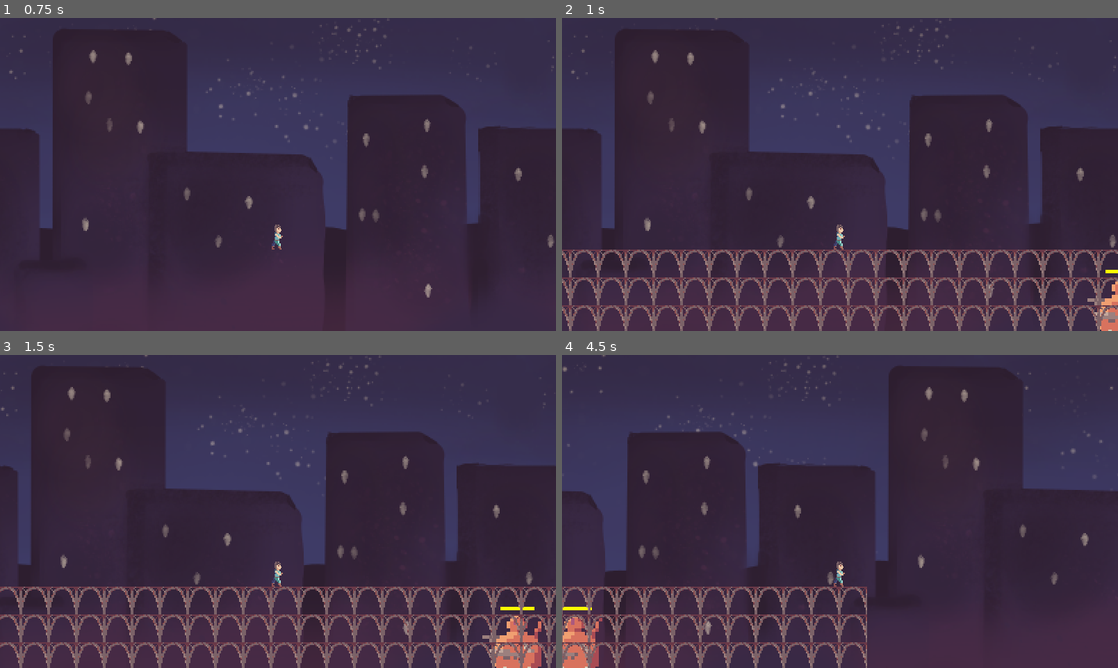
Above: before the commit, frames 1-4 (two rows, left to right).
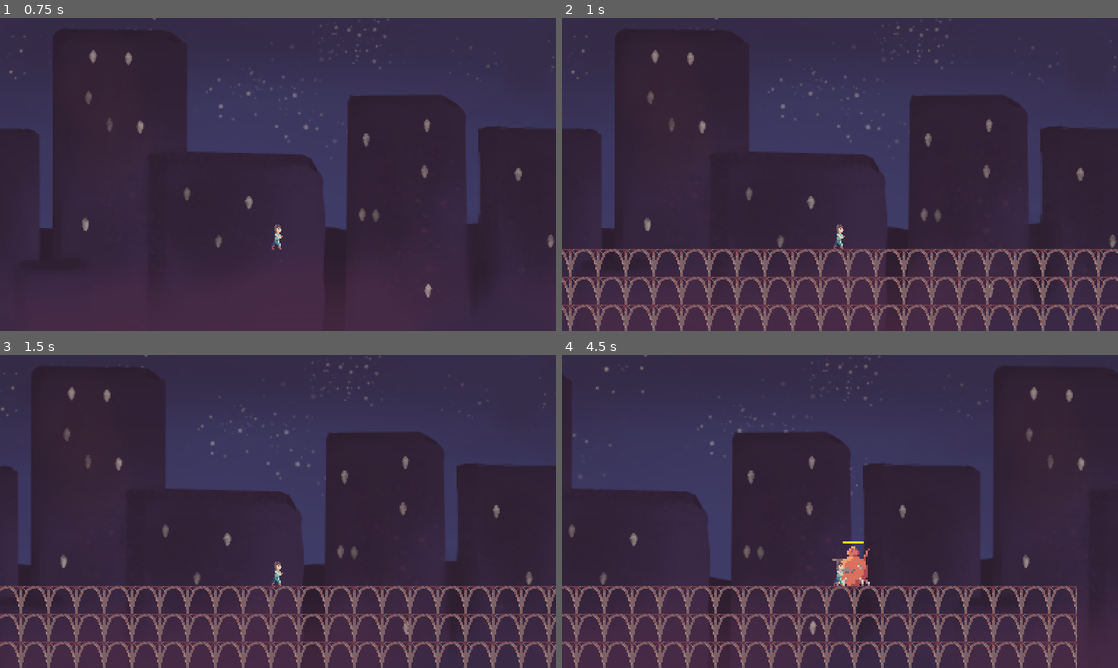
Above: after the commit, the same moments.

Repository: MarianPoirot/Gamejam
Game: Godot game, scene res://Scenes/UI/Opening.tscn
Two runs of this game, one before a commit and one after it. Both use one fixed random seed, a clock stepped at 60 frames per second and the inputs below.
Inputs:
- Up to frame 1 (0.75 s): click "Start" at 0.5 s
- Up to frame 2 (1 s): no input
- Up to frame 3 (1.5 s): tap Enter at 1.25 s; hold Right (Move_Right) from 1.28 s (still down)
- Up to frame 4 (4.5 s): tap Space (Jump) at 1.52, 2.27, 3.77 s; release Right (Move_Right) at 2.78 s; hold Left (Move_Left) 2.78-3.53 s; hold Right (Move_Right) from 3.53 s (still down)

Frame 1 is identical in both runs. In frame 2, 3.2% of the frame differs, in the area x 0-100%, y 73-100%; in frame 3, 3.6%; in frame 4, 33%, in the area x 0-100%, y 0-100%.

Commit message:
Player now get hurt when touching mob

Diff:
--- a/Scenes/Player/Mob.tscn
+++ b/Scenes/Player/Mob.tscn
@@ -1,7 +1,8 @@
-[gd_scene load_steps=8 format=3 uid="uid://b7awc2t6y5lh8"]
+[gd_scene load_steps=9 format=3 uid="uid://b7awc2t6y5lh8"]
 
 [ext_resource type="Script" path="res://Scripts/Player/Mob.gd" id="1_174si"]
 [ext_resource type="Texture2D" uid="uid://vxwkqyffoqok" path="res://Assets/Sprites/robot.png" id="2_xn76b"]
+[ext_resource type="Script" path="res://Scripts/Player/MobHitbox.gd" id="3_uhox1"]
 
 [sub_resource type="SpriteFrames" id="SpriteFrames_d1ac5"]
 animations = [{
@@ -49,6 +50,7 @@
 [node name="Hurtbox" type="Area2D" parent="."]
 collision_layer = 8
 collision_mask = 6
+monitorable = false
 
 [node name="CollisionHurtbox" type="CollisionShape2D" parent="Hurtbox"]
 position = Vector2(0, 5)
@@ -57,6 +59,8 @@
 
 [node name="Hitbox" type="Area2D" parent="."]
 collision_layer = 8
+monitoring = false
+script = ExtResource("3_uhox1")
 
 [node name="CollisionHitbox" type="CollisionShape2D" parent="Hitbox"]
 position = Vector2(0, 16)
--- a/Scenes/Player/Player.tscn
+++ b/Scenes/Player/Player.tscn
@@ -1,10 +1,14 @@
-[gd_scene load_steps=4 format=3 uid="uid://b6o25k8v7mmne"]
+[gd_scene load_steps=5 format=3 uid="uid://shcip7ewnjxv"]
 
 [ext_resource type="Script" path="res://Scripts/Player/Player.gd" id="1_n3wik"]
-[ext_resource type="Texture2D" uid="uid://mjjodtfrgsl1" path="res://Assets/Sprites/character.png" id="2_8k5uc"]
+[ext_resource type="Texture2D" uid="uid://dgmkf1ii7htqe" path="res://Assets/Sprites/character.png" id="2_8k5uc"]
 
 [sub_resource type="RectangleShape2D" id="RectangleShape2D_1py7o"]
-size = Vector2(18, 40)
+size = Vector2(15.5556, 37.7778)
+
+[sub_resource type="CapsuleShape2D" id="CapsuleShape2D_vpn47"]
+radius = 8.88889
+height = 40.0
 
 [node name="Player" type="CharacterBody2D"]
 scale = Vector2(0.9, 0.9)
@@ -17,9 +21,19 @@
 flip_h = true
 
 [node name="CollisionShape2D" type="CollisionShape2D" parent="."]
-position = Vector2(-1, 0)
+position = Vector2(-1.11111, 0)
 shape = SubResource("RectangleShape2D_1py7o")
 
 [node name="Camera2D" type="Camera2D" parent="."]
 position = Vector2(0, -100)
 zoom = Vector2(2, 2)
+
+[node name="Hurtbox" type="Area2D" parent="."]
+collision_mask = 8
+monitorable = false
+
+[node name="CollisionHurtbox" type="CollisionShape2D" parent="Hurtbox"]
+position = Vector2(-1.11111, 0)
+shape = SubResource("CapsuleShape2D_vpn47")
+
+[connection signal="area_entered" from="Hurtbox" to="." method="_on_hurtbox_area_entered"]
--- a/Scenes/World/Main.tscn
+++ b/Scenes/World/Main.tscn
@@ -1,20 +1,21 @@
 [gd_scene load_steps=5 format=3 uid="uid://duvo1vpoywvme"]
 
 [ext_resource type="Script" path="res://Scripts/World/Main.gd" id="1_ckjmg"]
-[ext_resource type="PackedScene" path="res://Scenes/Player/Mob.tscn" id="2_aiuup"]
-[ext_resource type="PackedScene" uid="uid://b6o25k8v7mmne" path="res://Scenes/Player/Player.tscn" id="3_7uux0"]
-[ext_resource type="PackedScene" uid="uid://dde03f2qbltgu" path="res://Scenes/World/Map.tscn" id="4_2rc7t"]
+[ext_resource type="PackedScene" uid="uid://b7awc2t6y5lh8" path="res://Scenes/Player/Mob.tscn" id="2_aiuup"]
+[ext_resource type="PackedScene" uid="uid://shcip7ewnjxv" path="res://Scenes/Player/Player.tscn" id="3_7uux0"]
+[ext_resource type="PackedScene" path="res://Scenes/World/Map.tscn" id="4_2rc7t"]
 
 [node name="Main" type="Node2D"]
 script = ExtResource("1_ckjmg")
 
 [node name="Mob" parent="." instance=ExtResource("2_aiuup")]
-position = Vector2(1152, 776)
-base_health = null
-speed = null
+position = Vector2(1155, 571)
+scale = Vector2(0.6, 0.6)
 
 [node name="Player" parent="." instance=ExtResource("3_7uux0")]
 position = Vector2(623, 353)
 
 [node name="Map" parent="." instance=ExtResource("4_2rc7t")]
 position = Vector2(715, 660)
+
+[connection signal="is_dead" from="Player" to="." method="_on_player_is_dead"]
--- a/Scripts/Player/Mob.gd
+++ b/Scripts/Player/Mob.gd
@@ -1,7 +1,6 @@
 extends CharacterBody2D
 
 signal is_dead
-signal is_hurt
 
 @export var base_health = 1000
 @export var speed_acc : float = 3
@@ -51,7 +50,7 @@
 func _on_detection_area_body_entered(body):
 	target = body
 
-func _on_detection_area_body_exited(body):
+func _on_detection_area_body_exited(_body):
 	target = null
 
 func deal_damage(damage):
@@ -68,6 +67,4 @@
 
 func _on_hurtbox_area_entered(hitbox_area):
 	deal_damage(hitbox_area.damage)
-	emit_signal("is_hurt")
-	print(hitbox_area.damage)
 	knockback(hitbox_area.global_position,20)
--- /dev/null
+++ b/Scripts/Player/MobHitbox.gd
@@ -0,0 +1,3 @@
+extends Area2D
+
+@export var damage = 50
--- a/Scripts/Player/Player.gd
+++ b/Scripts/Player/Player.gd
@@ -1,6 +1,8 @@
 extends CharacterBody2D
 
 class_name Player
+
+signal is_dead
 
 @export var speed_acc : float = 3
 @export var max_speed : float = 30
@@ -12,6 +14,7 @@
 var gravity : float
 var speed : float
 var jump : float = 0
+var health = 1000
 
 var SPEED_RATE :float = 1000
 
@@ -62,9 +65,6 @@
 	velocity *= delta * SPEED_RATE
 	move_and_slide()
 
-func _physics_process(delta):
-	pass
-
 func AddGravity():
 	if is_on_floor():
 		gravity = 0
@@ -79,3 +79,19 @@
 	else:
 		jump = max_jump
 	return Vector2.UP * jump
+
+func deal_damage(damage):
+	health -= damage
+	if health<=0:
+		die()
+
+func die():
+	queue_free()
+	emit_signal("is_dead")
+
+func knockback(direction2, power):
+	global_position.x += direction2.direction_to(self.global_position).x * power
+
+func _on_hurtbox_area_entered(hitbox_area):
+	deal_damage(hitbox_area.damage)
+	knockback(hitbox_area.global_position,20)
--- a/Scripts/UI/Ending.gd
+++ b/Scripts/UI/Ending.gd
@@ -7,20 +7,12 @@
 	if Input.is_action_pressed("quit"):
 		_on_quit_button_down()
 
-# Called when the node enters the scene tree for the first time.
-func _ready():
-	pass # Replace with function body.
-
-
-# Called every frame. 'delta' is the elapsed time since the previous frame.
-func _process(delta):
-	pass
-
 func update_score(score):
 	$Score.text = "Score: " + str(score)
 
 func _on_restart_button_down():
-	pass # Replace with function body.
+	if get_tree().change_scene_to_file("res://Scenes/World/Main.tscn") != OK:
+		print ("Error passing from Opening scene to main scene")
 
 func _on_quit_button_down():
 	get_tree().quit()
--- a/Scripts/UI/Opening.gd
+++ b/Scripts/UI/Opening.gd
@@ -5,16 +5,6 @@
 		_on_start_button_button_down()
 	if Input.is_action_pressed("quit"):
 		_on_close_button_button_down()
-
-# Called when the node enters the scene tree for the first time.
-func _ready():
-	pass # Replace with function body.
-
-
-# Called every frame. 'delta' is the elapsed time since the previous frame.
-func _process(delta):
-	pass
-
 
 func _on_start_button_button_down():
 	if get_tree().change_scene_to_file("res://Scenes/World/Main.tscn") != OK:
--- a/Scripts/World/Main.gd
+++ b/Scripts/World/Main.gd
@@ -7,9 +7,9 @@
 
 
 # Called every frame. 'delta' is the elapsed time since the previous frame.
-func _process(delta):
+func _process(_delta):
 	pass
 
-func on_death():
+func _on_player_is_dead():
 	if get_tree().change_scene_to_file("res://Scenes/UI/Ending.tscn") != OK:
 		print ("Error passing from Main scene to Ending scene")
Not shown: 1 places in Scenes/TestWorld.tscn that only renumber resources
